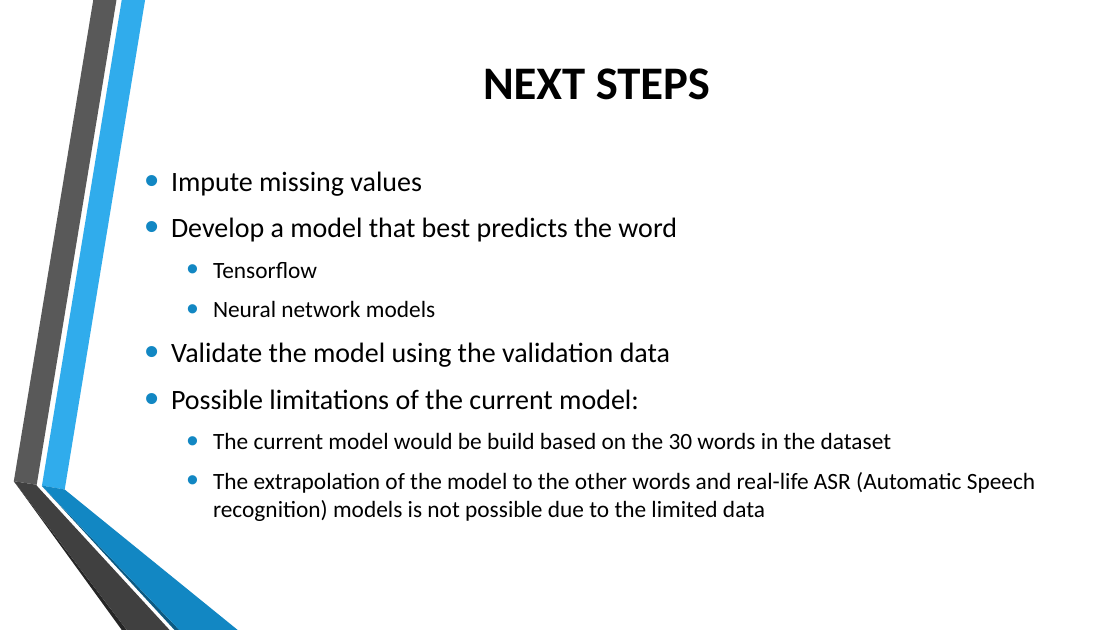
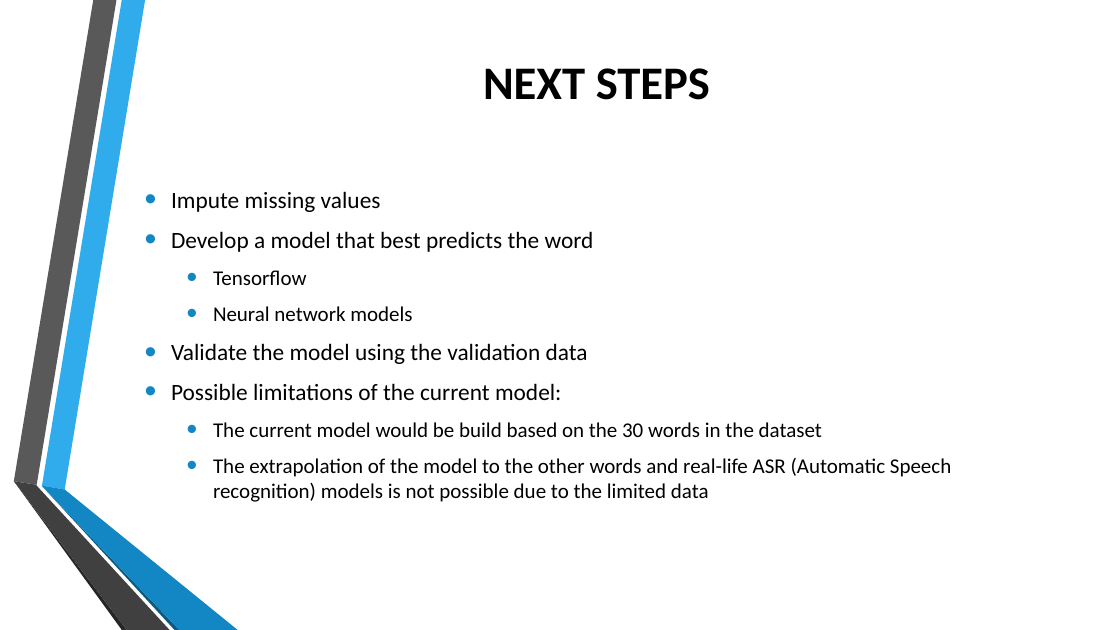
Before and after one commit to Rajalakshmi-santhakumar/GA_DataScience_Homework, a slide deck: slide 6 of Speech Recognition_First Draft.pptx. Drawn at 1120x630 pixels with LibreOffice and Linux fonts; fonts in the diff are those of the drawing; background and template pictures are left out. Boxes give left, top, right and bottom in pixels: in the first picture for what was removed or moved away, otherwise in the second. Text is boxed around its words. In the diff, an @@ line names an element or a change of style, - is before the commit and + after.

```diff
--- a/Speech Recognition_First Draft.pptx
+++ b/Speech Recognition_First Draft.pptx
@@ text "Impute missing values" at [171,191,951,502]: size 24 to 20 pt in "Impute missing values", "Develop a model that best predicts the ...", "Validate the model using the validation data", "Possible limitations of the current model:"; size 20 to 18 pt in "Tensorflow", "Neural network models", "The current model would be build based ...", "The extrapolation of the model to the ..." @@
```
Also in this commit, not shown: 1 other slide changed.
